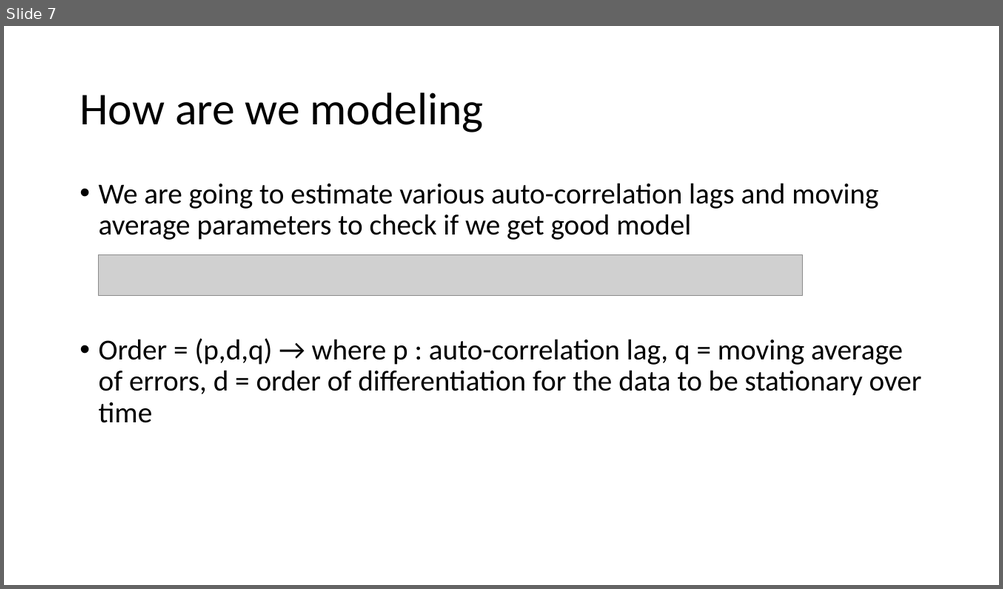
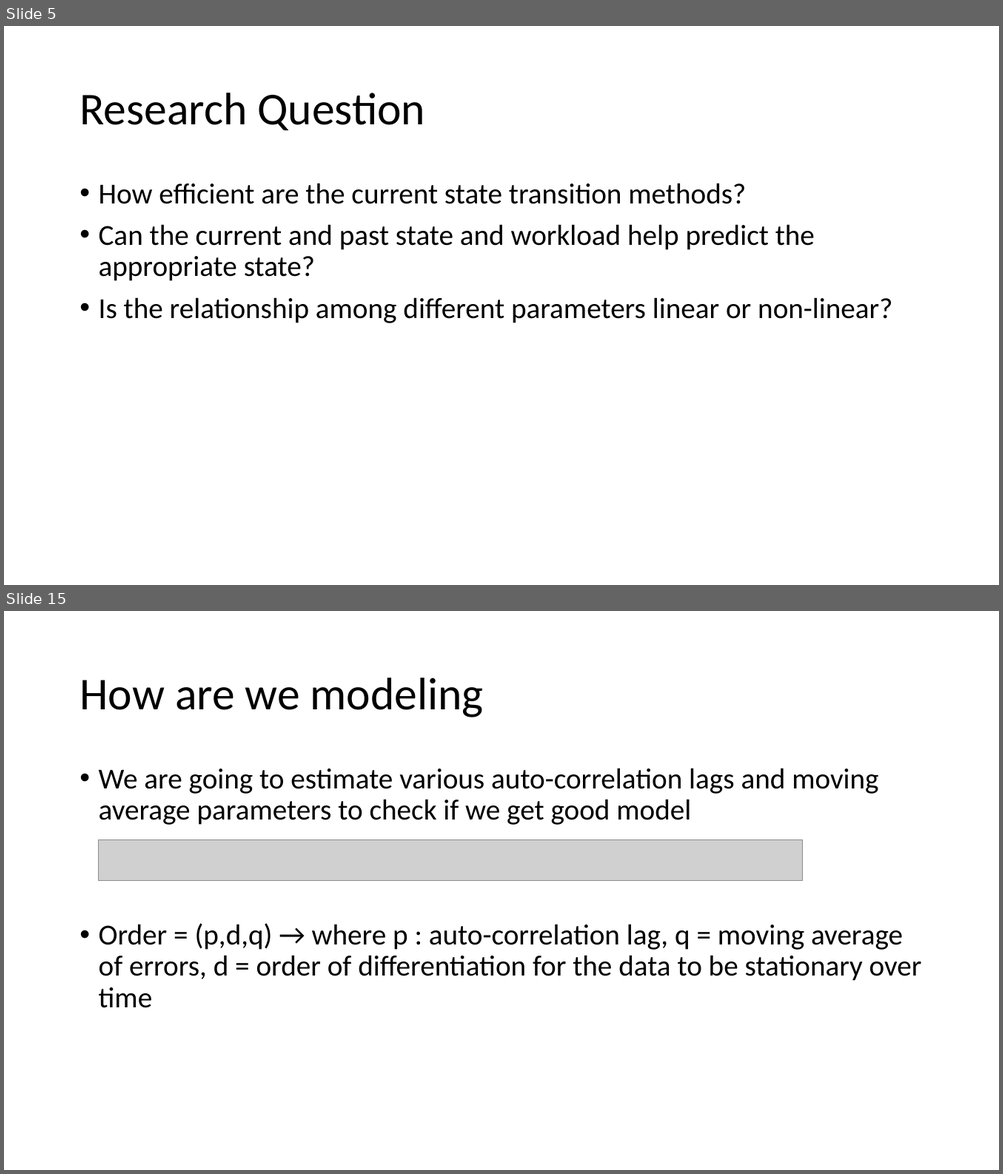
Before and after one commit to dipayan2/ARMAModel, a slide deck: ARIMAX.pptx. Shown one above the other, each under a label of ours: slide 7 before the commit, slides 5 and 15 after it; the slides between them are not shown. The pictures are 1003x589 and 1003x1174 pixels, drawn with LibreOffice and Linux fonts; fonts in the diff are those of the drawing; grey boxes stand for pictures. Boxes give left, top, right and bottom in pixels: in the first picture for what was removed or moved away, otherwise in the second. Text is boxed around its words. In the diff, an @@ line names an element or a change of style, - is before the commit and + after.

```diff
--- a/ARIMAX.pptx
+++ b/ARIMAX.pptx
@@ slide 5 added at (x1=4, y1=26, x2=999, y2=585), background #FFFFFF @@
@@ title added at (x1=79, y1=93, x2=425, y2=130), 44 pt, text #000000 @@
+Research Question
@@ text added at (x1=99, y1=183, x2=892, y2=323), 28 pt, text #000000 @@
+• How efficient are the current state transition methods?
+• Can the current and past state and workload help predict the appropriate state?
+• Is the relationship among different parameters linear or non-linear?
@@ what was slide 7 is now slide 15 @@
```
Also in this commit, not shown: 6 slides changed, 7 other slides added, 3 other files.
